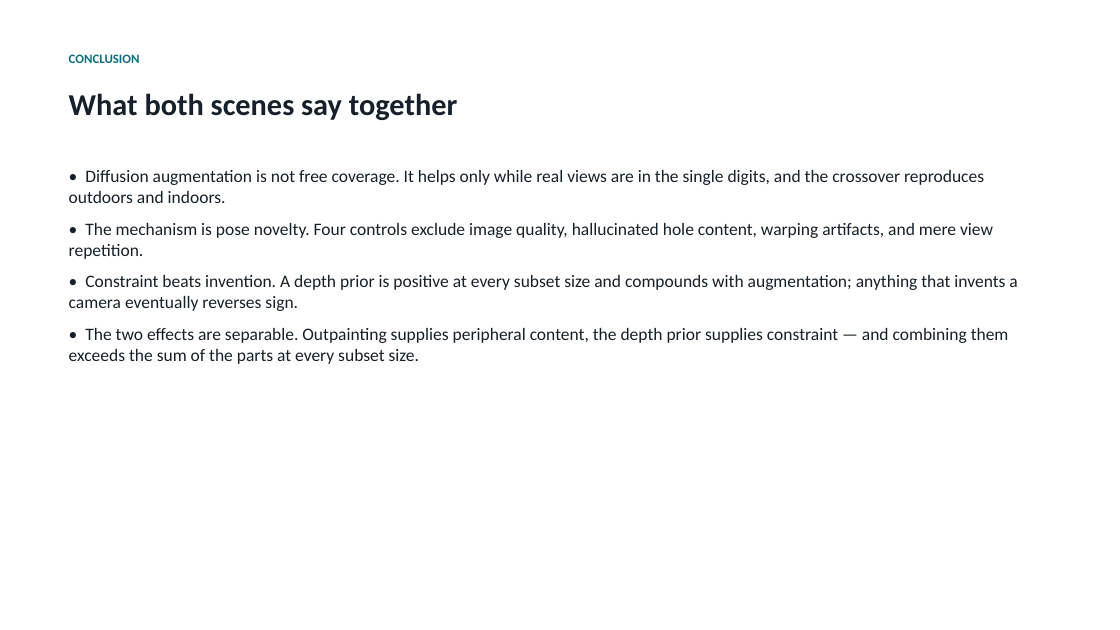
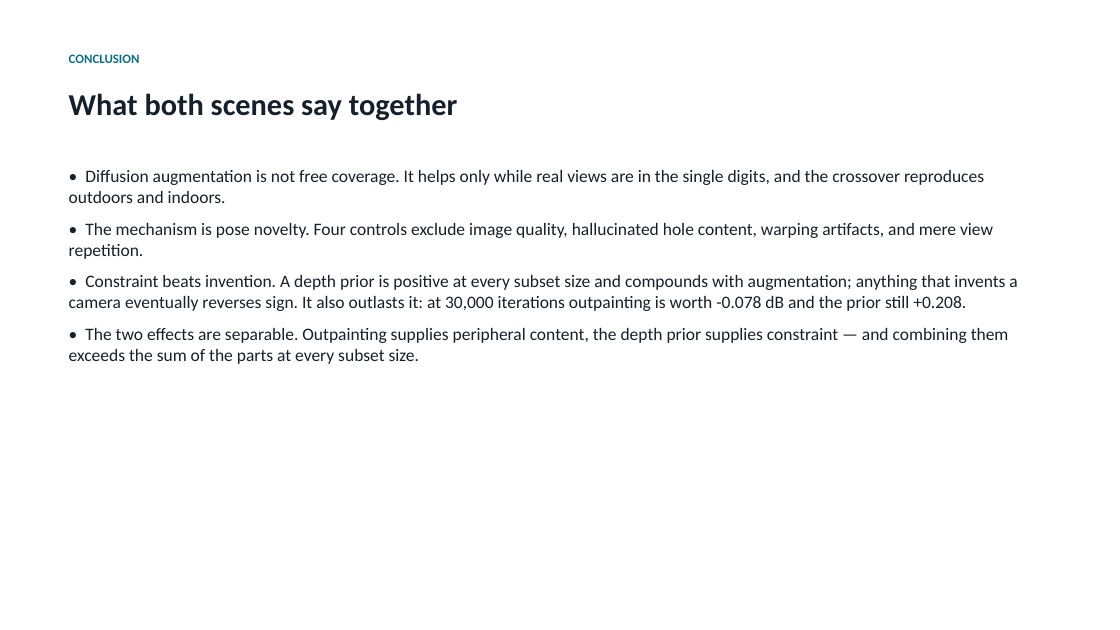
Before and after one commit to mohamedeyaad/fewshot-gaussian-splatting, a slide deck: slide 12 of results/presentation.pptx. Drawn at 1120x630 pixels with LibreOffice and Linux fonts; fonts in the diff are those of the drawing. Boxes give left, top, right and bottom in pixels: in the first picture for what was removed or moved away, otherwise in the second. Text is boxed around its words. In the diff, an @@ line names an element or a change of style, - is before the commit and + after.

```diff
--- a/results/presentation.pptx
+++ b/results/presentation.pptx
@@ text at box(69, 275, 1017, 311): text changed @@
-• Constraint beats invention. A depth prior is positive at every subset size and compounds with augmentation; anything that invents a camera eventually reverses sign.
+• Constraint beats invention. A depth prior is positive at every subset size and compounds with augmentation; anything that invents a camera eventually reverses sign. It also outlasts it: at 30,000 iterations outpainting is worth -0.078 dB and the prior still +0.208.
```
Also in this commit, not shown: 4 other slides changed, 41 other files.
